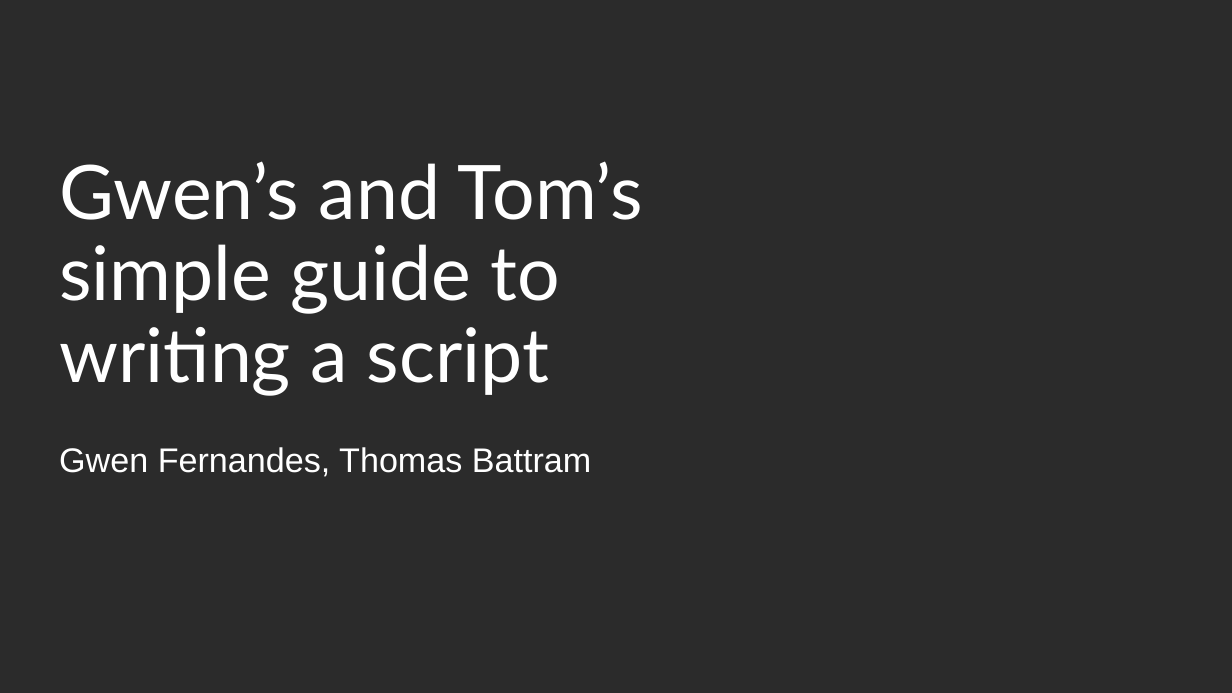
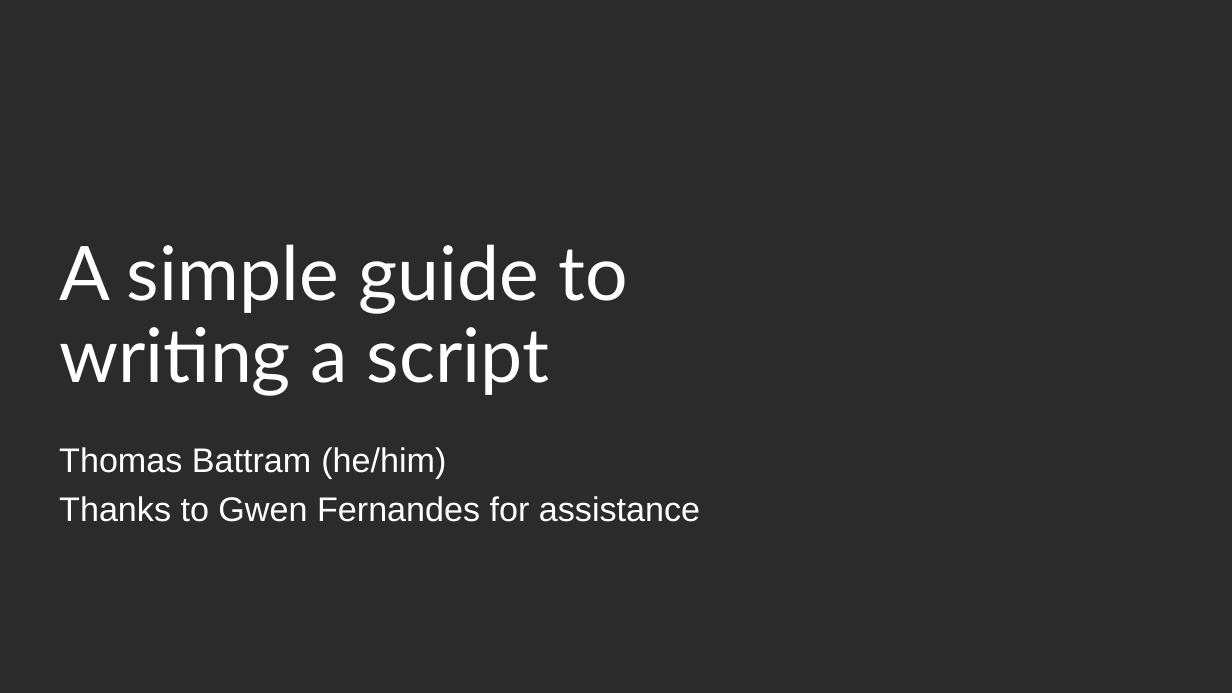
Before and after one commit to thomasbattram/how_to_write_a_script, a slide deck: slide 1 of slides/how_to_write_a_script_final.pptx. Drawn at 1232x693 pixels with LibreOffice and Linux fonts; fonts in the diff are those of the drawing; background and template pictures are left out; a plain dark background stands for a picture behind light text. Boxes give left, top, right and bottom in pixels: in the first picture for what was removed or moved away, otherwise in the second. Text is boxed around its words. In the diff, an @@ line names an element or a change of style, - is before the commit and + after.

```diff
--- a/slides/how_to_write_a_script_final.pptx
+++ b/slides/how_to_write_a_script_final.pptx
@@ title at (x1=59, y1=244, x2=627, y2=395): text changed @@
-Gwen’s and Tom’s simple guide to writing a script
+A simple guide to writing a script
@@ subtitle at (x1=59, y1=447, x2=700, y2=522): text changed @@
-Gwen Fernandes, Thomas Battram
+Thomas Battram (he/him)
+Thanks to Gwen Fernandes for assistance
```
Also in this commit, not shown: 7 other slides changed, 1 slide added, 5 other files.
